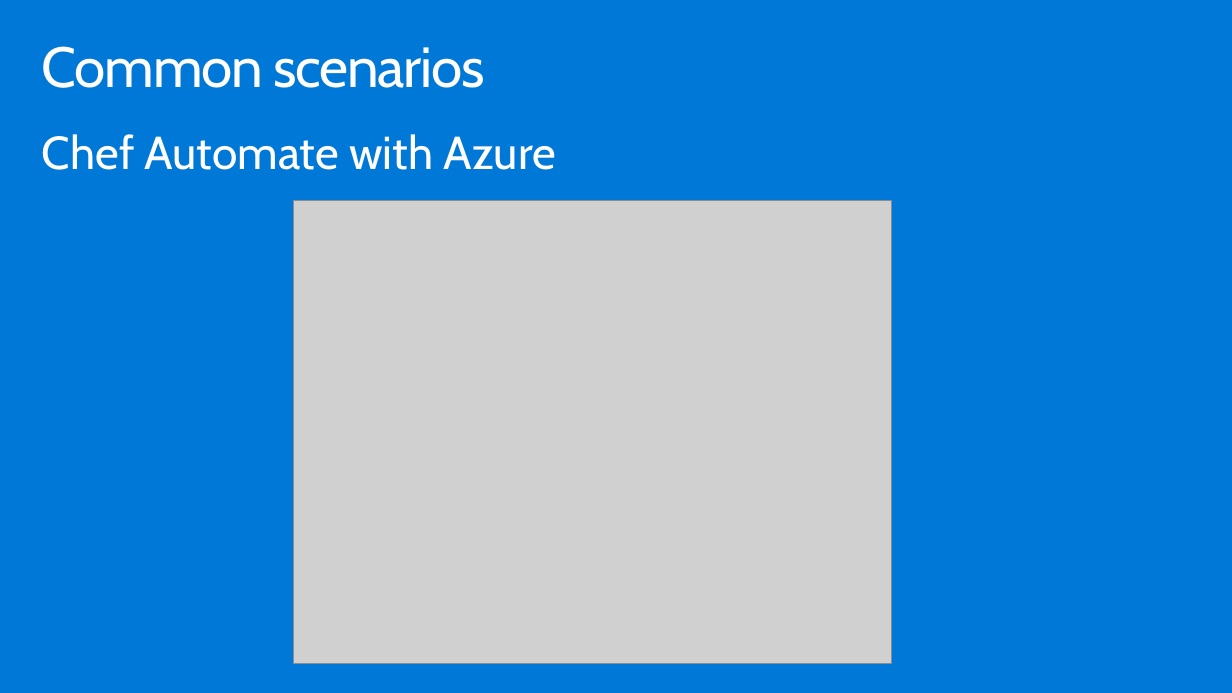
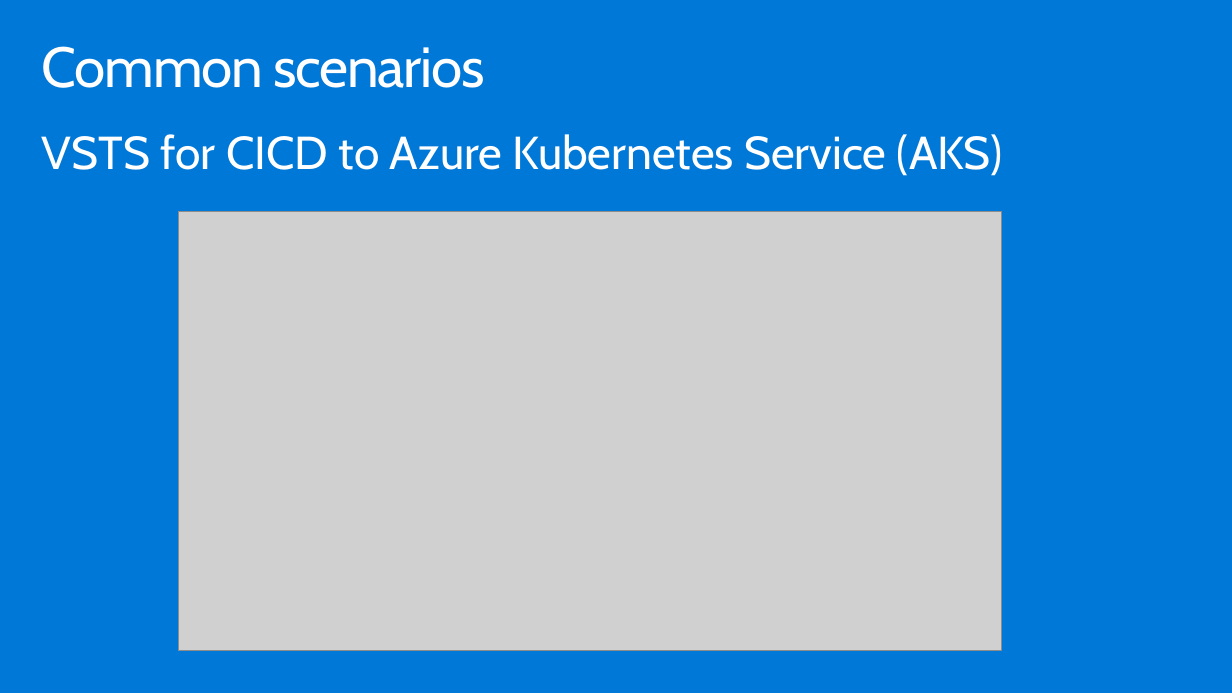
Before and after one commit to yaoshixin007/MCW-Containers-and-DevOps, a slide deck: slide 14 of WDS/Whiteboard design session trainer presentation - Containers and DevOps.pptx. Drawn at 1232x693 pixels with LibreOffice and Linux fonts; fonts in the diff are those of the drawing; grey boxes stand for pictures. Boxes give left, top, right and bottom in pixels: in the first picture for what was removed or moved away, otherwise in the second. Text is boxed around its words. In the diff, an @@ line names an element or a change of style, - is before the commit and + after.

```diff
--- a/WDS/Whiteboard design session trainer presentation - Containers and DevOps.pptx
+++ b/WDS/Whiteboard design session trainer presentation - Containers and DevOps.pptx
@@ text at (42, 134, 1002, 176): text changed @@
-Chef Automate with Azure
+VSTS for CICD to Azure Kubernetes Service (AKS)
@@ picture: place and size @@
-picture at (293, 201, 891, 665)
+picture at (178, 212, 1002, 651)
```
Also in this commit, not shown: 6 other slides changed.
